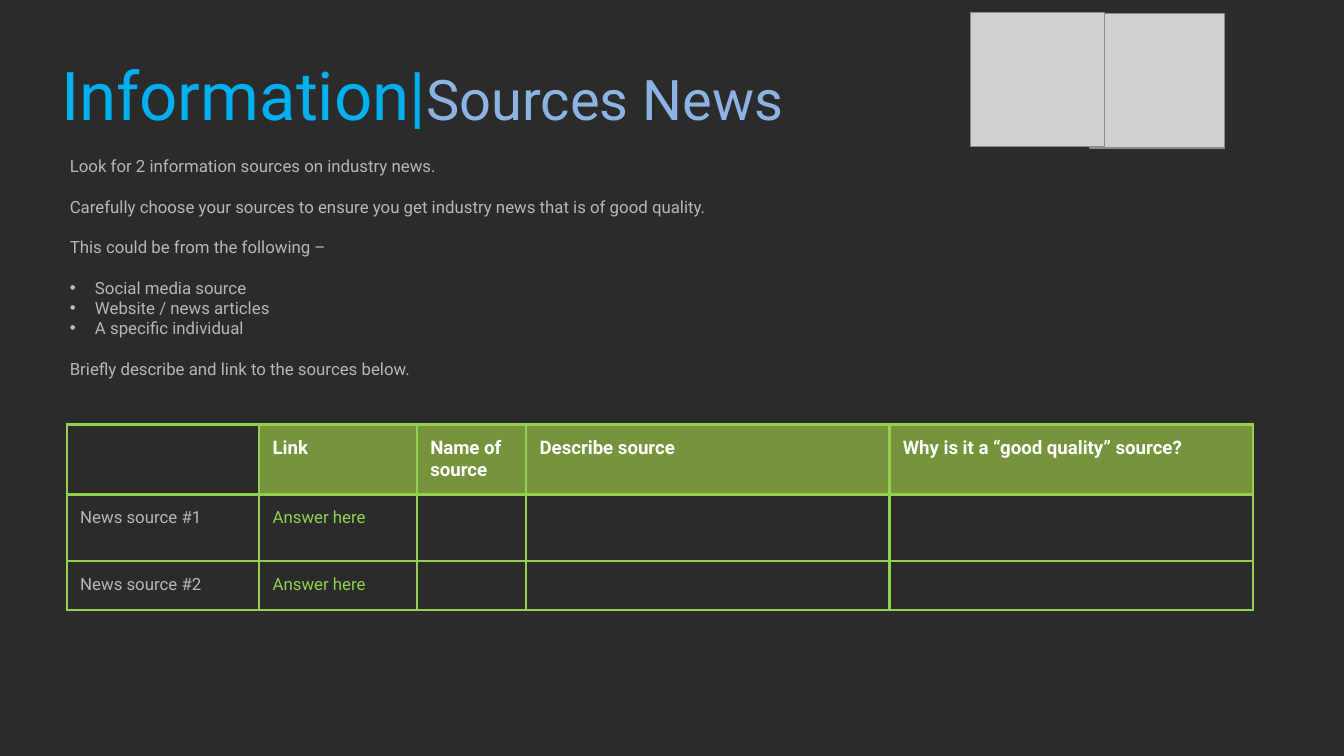
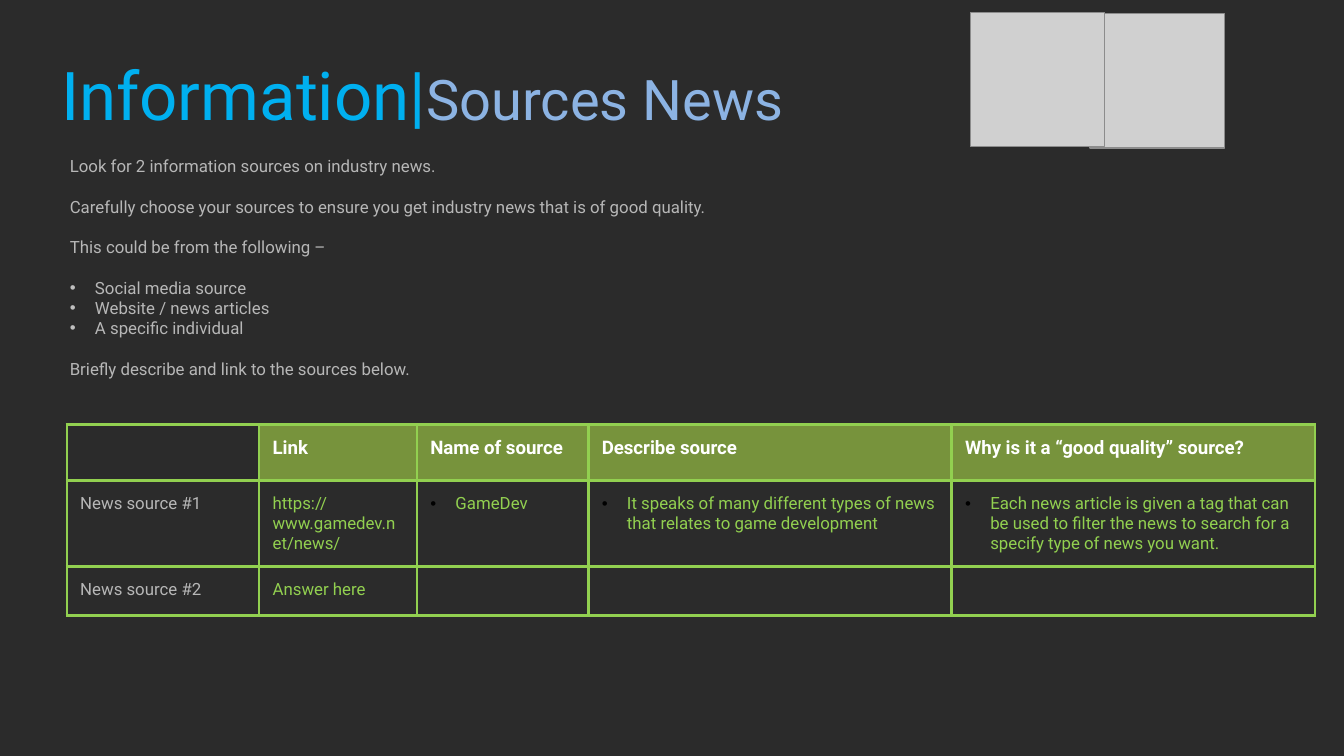
Before and after one commit to Ryszarder/ProfessionalStudies, a slide deck: slide 26 of 2021_Professional_Studies_1_BlakePeck.pptx. Drawn at 1344x756 pixels with LibreOffice and Linux fonts; fonts in the diff are those of the drawing; grey boxes stand for pictures; background and template pictures are left out; a plain dark background stands for a picture behind light text. Boxes give left, top, right and bottom in pixels: in the first picture for what was removed or moved away, otherwise in the second. Text is boxed around its words. In the diff, an @@ line names an element or a change of style, - is before the commit and + after.

Commit message:
from page 20 - 26 are completed

```diff
--- a/2021_Professional_Studies_1_BlakePeck.pptx
+++ b/2021_Professional_Studies_1_BlakePeck.pptx
@@ table at [67,425,1314,620] @@
-row 2: News source #1 | Answer here |  |  | 
+row 2: News source #1 | https://www.gamedev.net/news/ | GameDev | It speaks of many different types of news that relates to game development | Each news article is given a tag that can be used to filter the news to search for a specify type of news you want.
@@ table: place and size @@
-table at [67,425,1251,613]
+table at [67,425,1314,620]
```
Also in this commit, not shown: 5 other slides changed.
